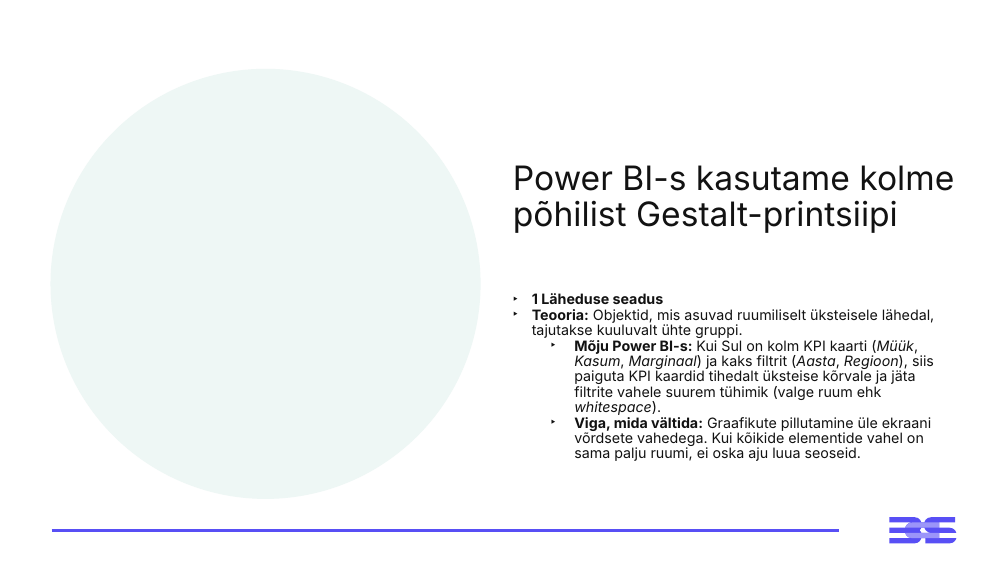
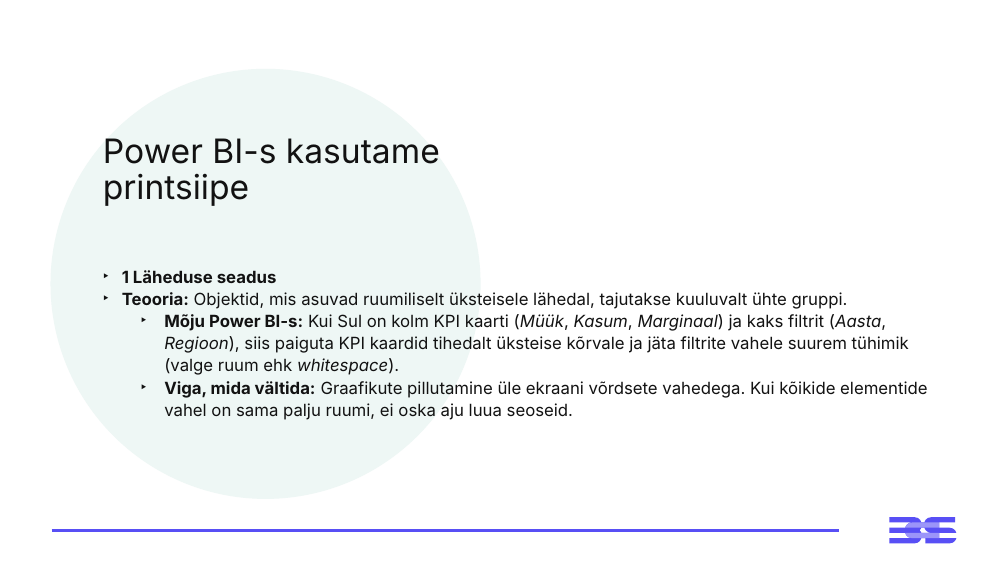
Before and after one commit to emilieabel/andmetarkus, a slide deck: slide 21 of Materjalid/Day3 M Visuaalid Andmelugu/3-paev-andmetarkus-esitlus.pptx (slide 20 before the commit). Drawn at 1008x567 pixels with LibreOffice and Linux fonts; fonts in the diff are those of the drawing. Boxes give left, top, right and bottom in pixels: in the first picture for what was removed or moved away, otherwise in the second. Text is boxed around its words. In the diff, an @@ line names an element or a change of style, - is before the commit and + after.

```diff
--- a/Materjalid/Day3 M Visuaalid Andmelugu/3-paev-andmetarkus-esitlus.pptx
+++ b/Materjalid/Day3 M Visuaalid Andmelugu/3-paev-andmetarkus-esitlus.pptx
@@ title at (103, 138, 440, 206): text changed @@
-Power BI-s kasutame kolme põhilist Gestalt-printsiipi
+Power BI-s kasutame printsiipe
@@ text "1 Läheduse seadus": place and size @@
-text "1 Läheduse seadus" at (532, 293, 935, 461)
+text "1 Läheduse seadus" at (122, 270, 927, 420)
@@ text "1 Läheduse seadus" at (122, 270, 927, 420): size 13.6 to 16 pt; line spacing 0.9 to 1.1 @@
```
Also in this commit, not shown: 14 other slides changed, 4 slides added, 4 slides removed, 4 other files.
